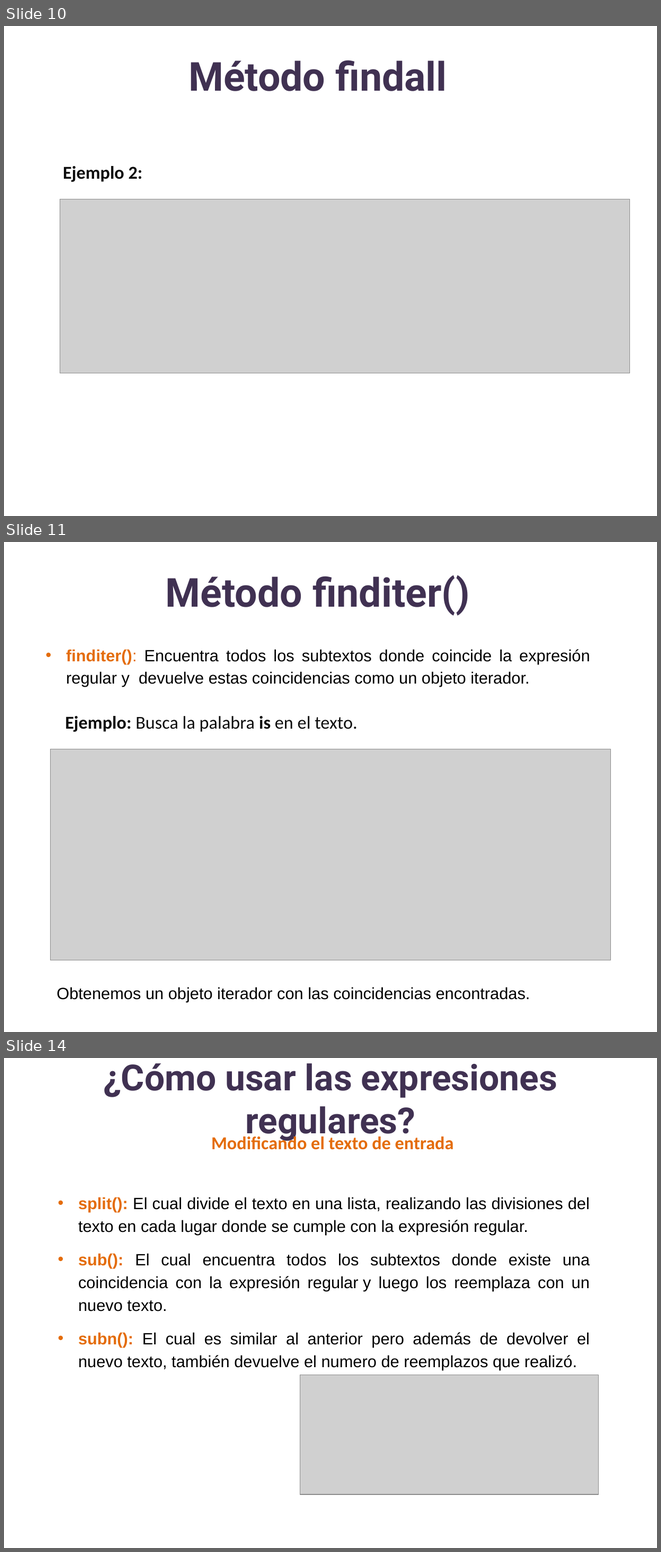
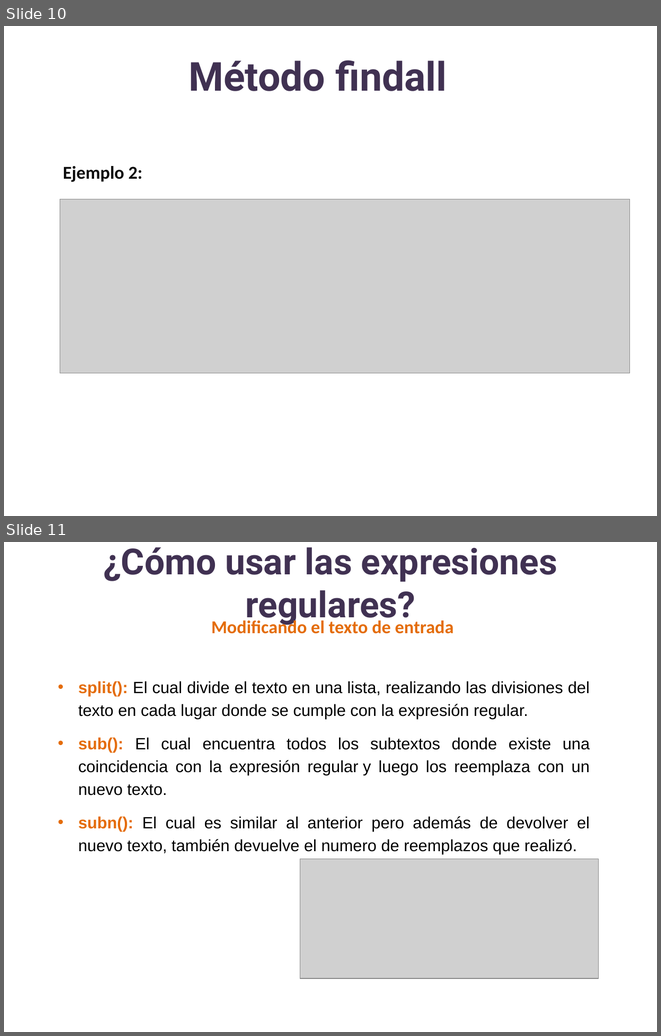
Before and after one commit to lizetheP/Analitica, a slide deck: Calendario2024/presentaciones/19_Modulo_re.pptx. Shown one above the other, each under a label of ours: slides 10, 11 and 14 before the commit, slides 10 and 11 after it; the slides between them are not shown. The pictures are 661x1552 and 661x1036 pixels, drawn with LibreOffice and Linux fonts; fonts in the diff are those of the drawing; grey boxes stand for pictures. Boxes give left, top, right and bottom in pixels: in the first picture for what was removed or moved away, otherwise in the second. Text is boxed around its words. In the diff, an @@ line names an element or a change of style, - is before the commit and + after.

```diff
--- a/Calendario2024/presentaciones/19_Modulo_re.pptx
+++ b/Calendario2024/presentaciones/19_Modulo_re.pptx
@@ slide 11 removed at box(4, 542, 657, 1032), background #FFFFFF @@
@@ title removed at box(166, 575, 470, 616) @@
-Método finditer()
@@ text removed at box(66, 649, 590, 687) @@
-• finditer(): Encuentra todos los subtextos donde coincide la expresión regular y devuelve estas coincidencias como un objeto iterador.
@@ text removed at box(65, 716, 357, 732) @@
-Ejemplo: Busca la palabra is en el texto.
@@ picture removed at box(50, 749, 611, 960) @@
@@ text removed at box(56, 987, 530, 1002) @@
-Obtenemos un objeto iterador con las coincidencias encontradas.
@@ what was slide 14 is now slide 11 @@
```
Also in this commit, not shown: 2 slides changed, 2 other slides removed, 9 other files.
